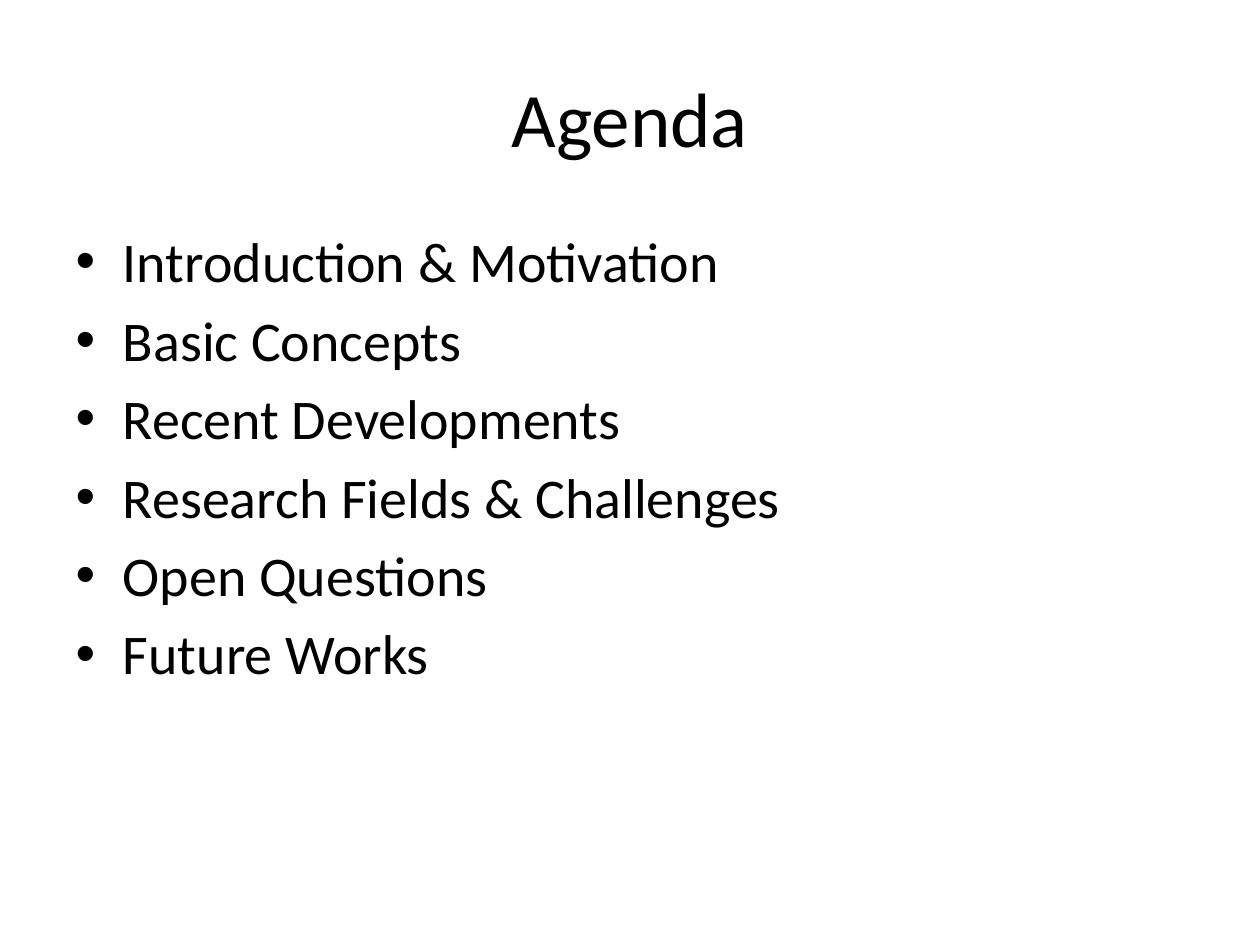
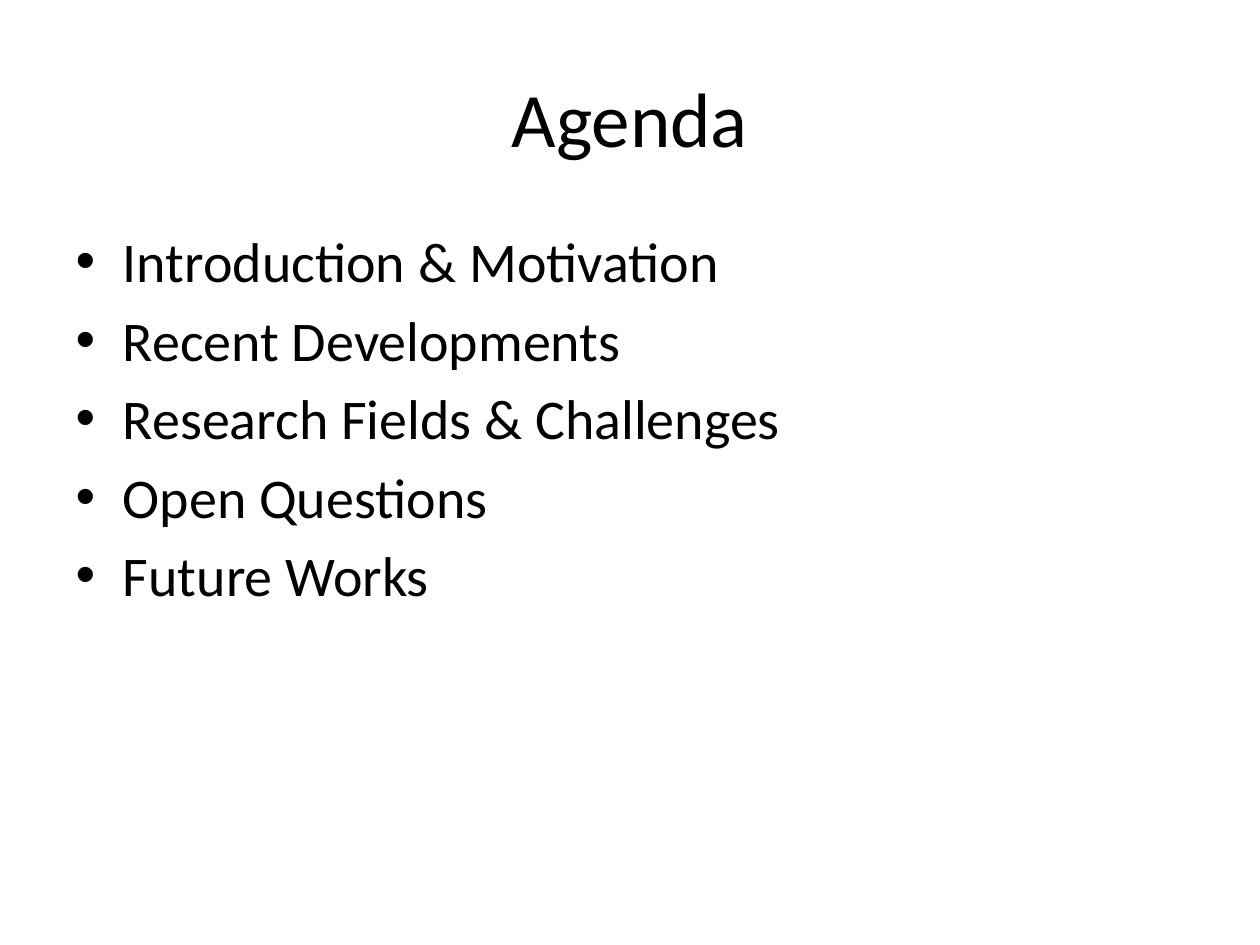
Before and after one commit to zhuangdizhu/huawei_internship, a slide deck: slide 2 of V2V/V2VReview.pptx. Drawn at 1260x945 pixels with LibreOffice and Linux fonts; fonts in the diff are those of the drawing. Boxes give left, top, right and bottom in pixels: in the first picture for what was removed or moved away, otherwise in the second. Text is boxed around its words. In the diff, an @@ line names an element or a change of style, - is before the commit and + after.

```diff
--- a/V2V/V2VReview.pptx
+++ b/V2V/V2VReview.pptx
@@ text at (123, 322, 461, 370): paragraph removed @@
-• Basic Concepts
```
Also in this commit, not shown: 9 other slides changed, 8 slides added, 1 slide removed, 11 other files.
